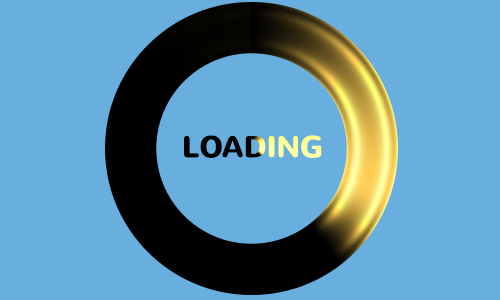
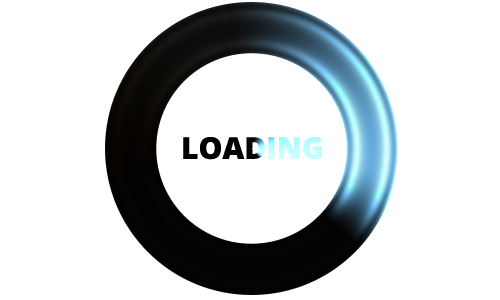
Layered file, before and after one edit (500x300). Changes by layer:
painted on "LOADING" over [183,135,322,160]
hid "Rectangle 1" over [0,0,500,300]
